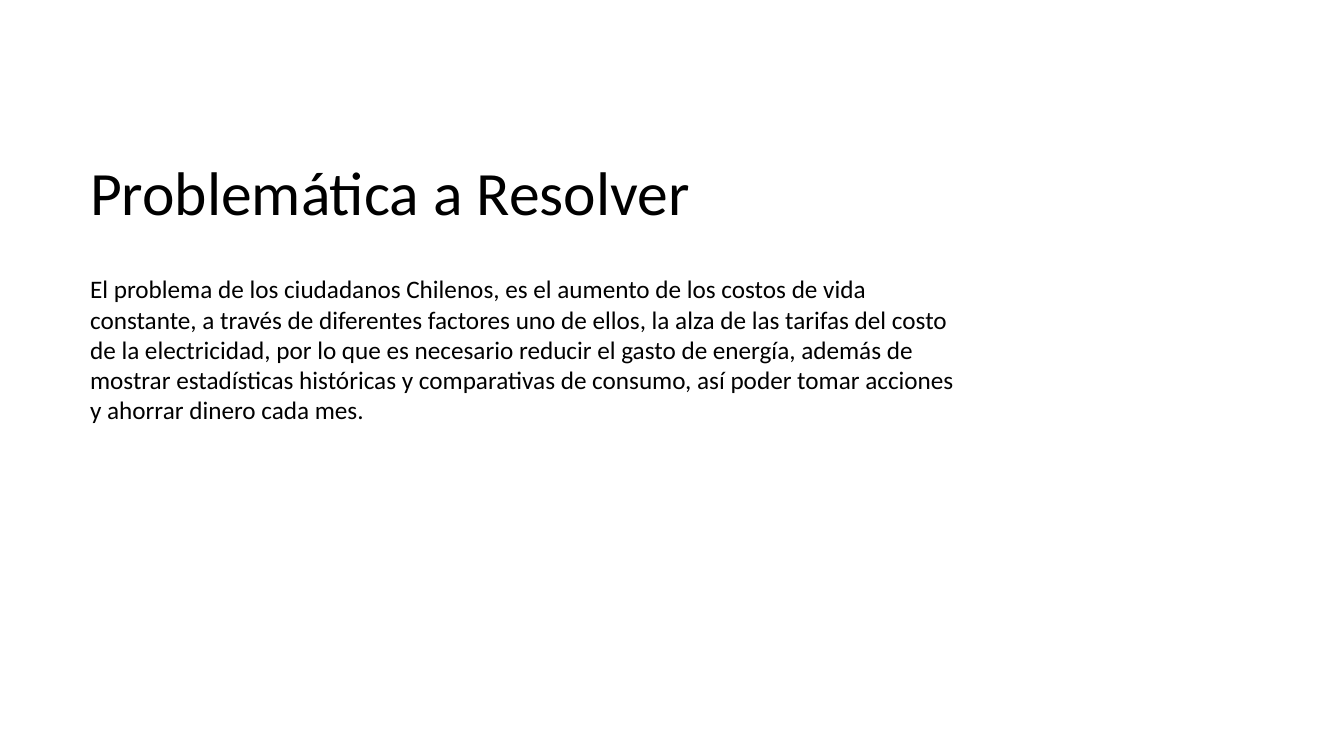
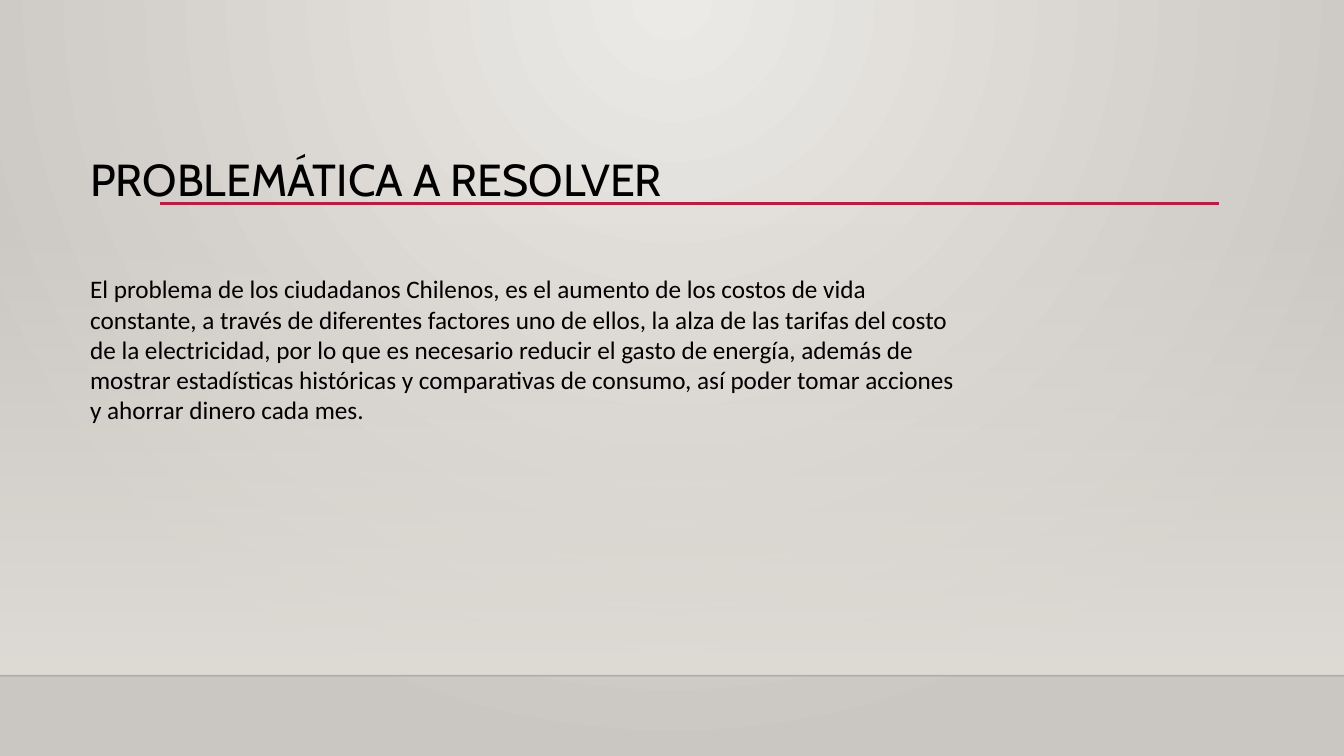
Before and after one commit to WilldiazRaM/app_AhorraLuz, a slide deck: slide 2 of Fase 1/Evidencias Grupales/Presentacion1.pptx. Drawn at 1344x756 pixels with LibreOffice and Linux fonts; fonts in the diff are those of the drawing; background and template pictures are left out. Boxes give left, top, right and bottom in pixels: in the first picture for what was removed or moved away, otherwise in the second. Text is boxed around its words. In the diff, an @@ line names an element or a change of style, - is before the commit and + after.

```diff
--- a/Fase 1/Evidencias Grupales/Presentacion1.pptx
+++ b/Fase 1/Evidencias Grupales/Presentacion1.pptx
@@ background picture (left out) to gradient #ECEAE7 to #CAC7C1 @@
@@ title at [90, 158, 662, 205]: text changed; size 44 to 32 pt; font Calibri to Cabin @@
-Problemática a Resolver
+PROBLEMÁTICA A RESOLVER
@@ line added from (160, 204) to (1220, 204), #B71E42 2.5 pt @@
@@ rectangle added at [0, 223, 1344, 676], fill gradient #DFDBD5 @@
@@ line added from (0, 676) to (1344, 676), #000001 1 pt @@
```
Also in this commit, not shown: 16 other slides changed.
